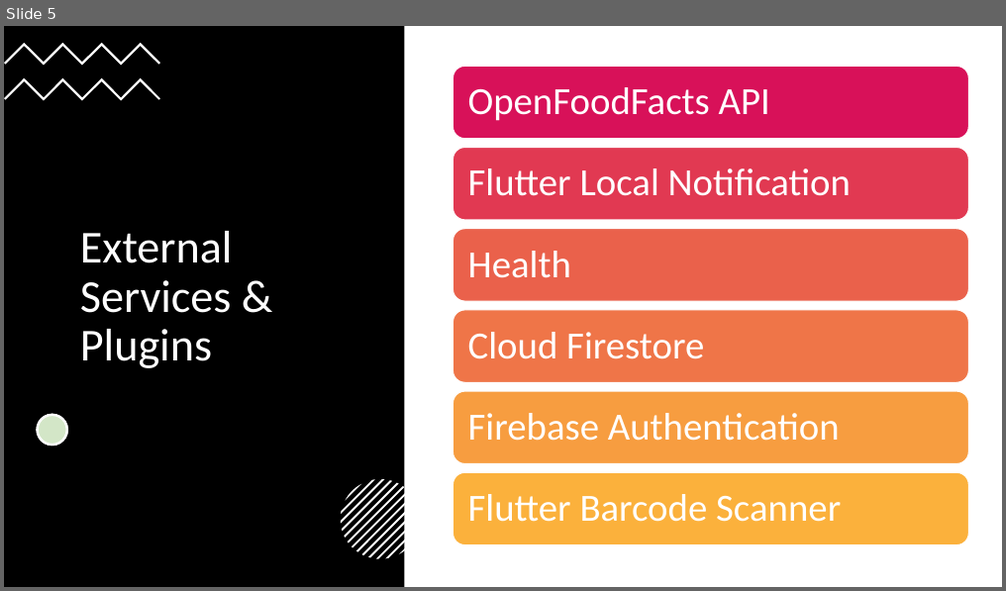
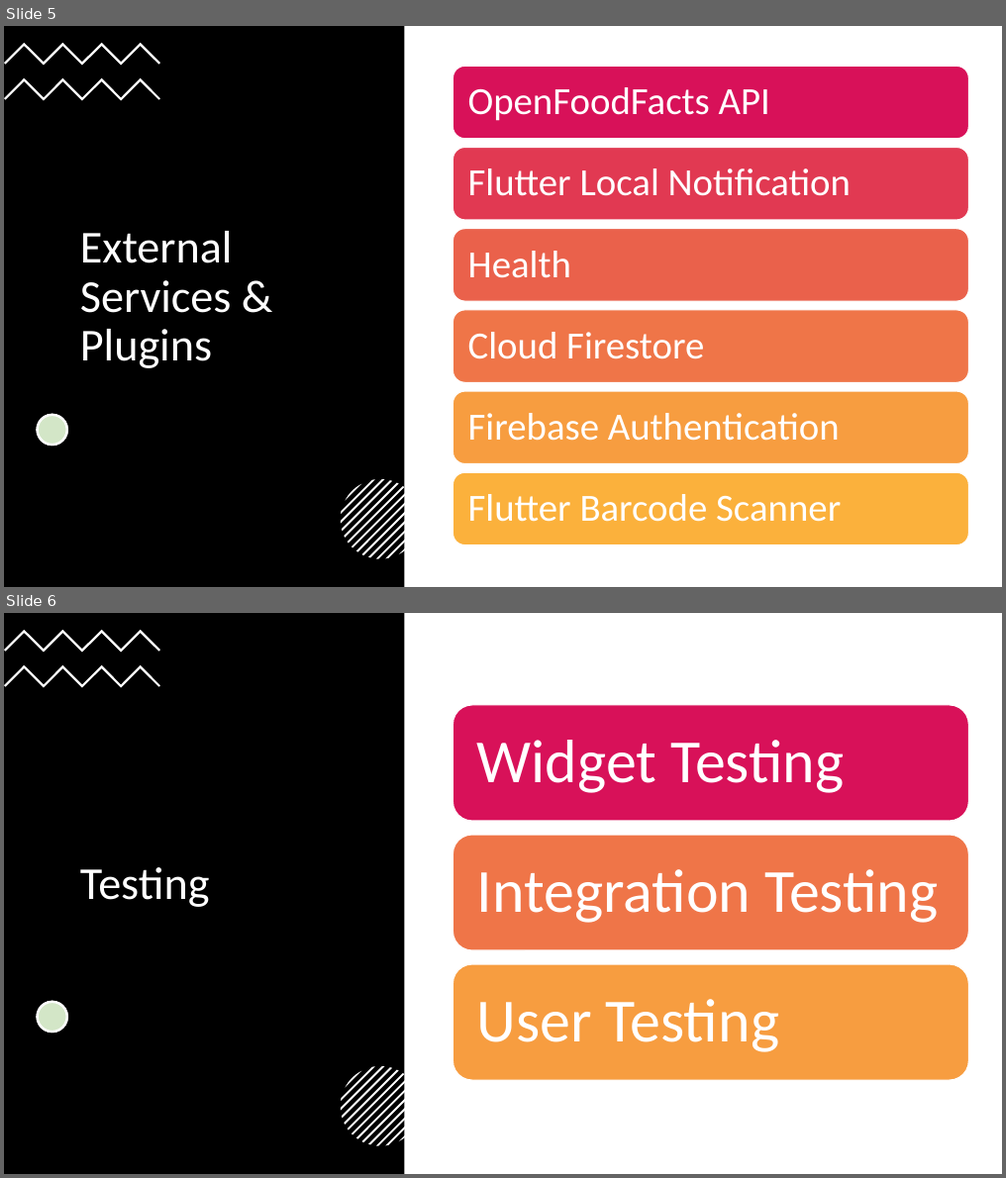
Before and after one commit to AlessandroSironi/DIMA-Project-22-23, a slide deck: Deliverables/DIMA - Presentation.pptx. Shown one above the other, each under a label of ours: slide 5 before the commit, slides 5 and 6 after it. The pictures are 1006x591 and 1006x1178 pixels, drawn with LibreOffice and Linux fonts; fonts in the diff are those of the drawing. Boxes give left, top, right and bottom in pixels: in the first picture for what was removed or moved away, otherwise in the second. Text is boxed around its words. In the diff, an @@ line names an element or a change of style, - is before the commit and + after.

```diff
--- a/Deliverables/DIMA - Presentation.pptx
+++ b/Deliverables/DIMA - Presentation.pptx
@@ slide 6 added at (4,613,1002,1174), background #FFFFFF @@
@@ rectangle added at (4,613,405,1174), fill #000000 @@
@@ freeform shape added at (4,630,160,652), fill #FFFFFF @@
@@ freeform shape added at (4,665,160,688), fill #FFFFFF @@
@@ title added at (80,867,210,907), 44 pt, text #FFFFFF @@
+Testing
@@ ellipse added at (37,1002,67,1032), fill #FFFFFF, outline #FFFFFF 2.25 pt @@
@@ ellipse added at (37,1002,67,1032), fill #70AD47 at 30% opacity, outline #FFFFFF 2.25 pt @@
@@ group added at (453,705,969,1081): 3 rounded rectangles, 3 texts @@
+Widget Testing
+Integration Testing
+User Testing
@@ group added at (341,1066,420,1147): 13 freeform shapes @@
```
Also in this commit, not shown: 2 other files.
